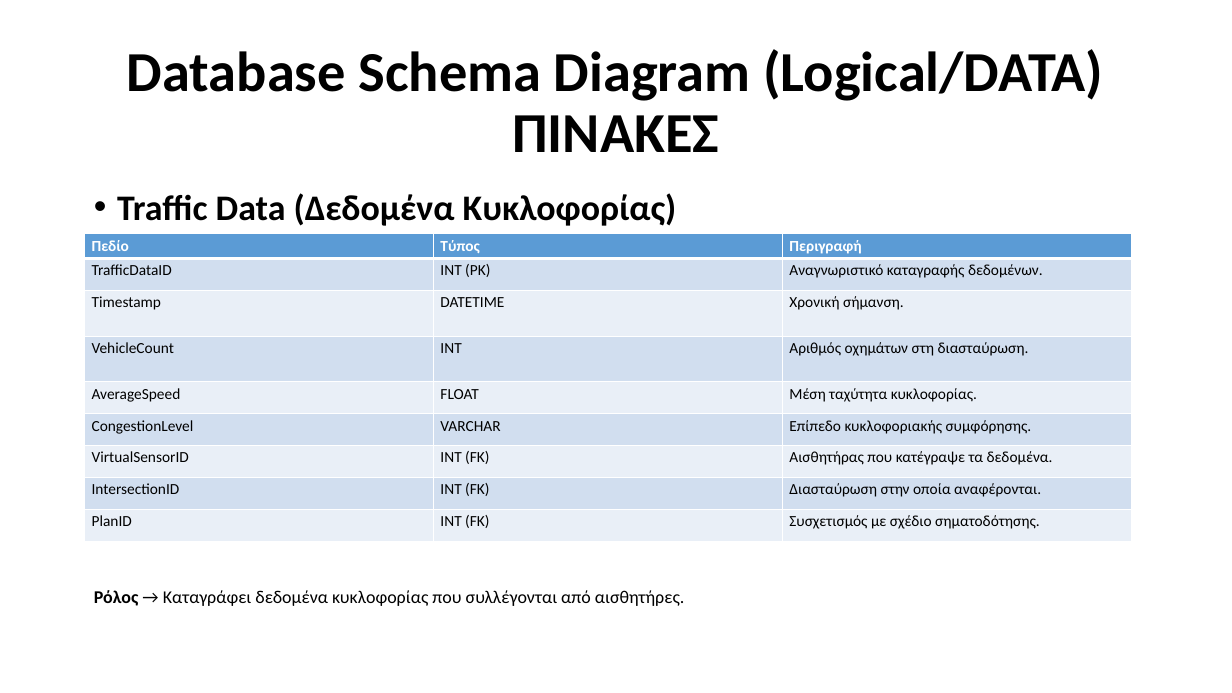
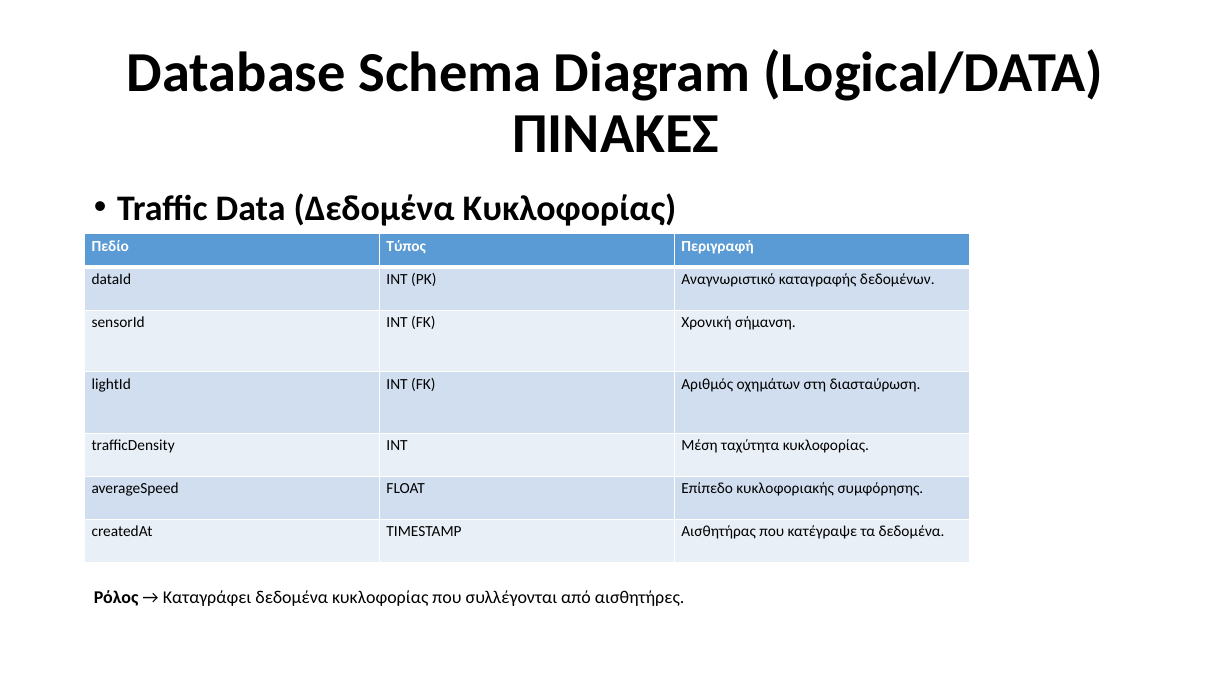
Before and after one commit to Ath21/STL_Drive, a slide deck: slide 14 of Presentation.pptx. Drawn at 1232x693 pixels with LibreOffice and Linux fonts; fonts in the diff are those of the drawing. Boxes give left, top, right and bottom in pixels: in the first picture for what was removed or moved away, otherwise in the second. Text is boxed around its words. In the diff, an @@ line names an element or a change of style, - is before the commit and + after.

```diff
--- a/Presentation.pptx
+++ b/Presentation.pptx
@@ table at (85,234,970,563) @@
-row 2: TrafficDataID | INT (PK) | Αναγνωριστικό καταγραφής δεδομένων.
-row 3: Timestamp | DATETIME | Χρονική σήμανση.
-row 4: VehicleCount | INT | Αριθμός οχημάτων στη διασταύρωση.
-row 5: AverageSpeed | FLOAT | Μέση ταχύτητα κυκλοφορίας.
-row 6: CongestionLevel | VARCHAR | Επίπεδο κυκλοφοριακής συμφόρησης.
-row 7: VirtualSensorID | INT (FK) | Αισθητήρας που κατέγραψε τα δεδομένα.
-row 8: IntersectionID | INT (FK) | Διασταύρωση στην οποία αναφέρονται.
-row 9: PlanID | INT (FK) | Συσχετισμός με σχέδιο σηματοδότησης.
+row 2: dataId | INT (PK) | Αναγνωριστικό καταγραφής δεδομένων.
+row 3: sensorId | INT (FK) | Χρονική σήμανση.
+row 4: lightId | INT (FK) | Αριθμός οχημάτων στη διασταύρωση.
+row 5: trafficDensity | INT | Μέση ταχύτητα κυκλοφορίας.
+row 6: averageSpeed | FLOAT | Επίπεδο κυκλοφοριακής συμφόρησης.
+row 7: createdAt | TIMESTAMP | Αισθητήρας που κατέγραψε τα δεδομένα.
@@ table: place and size @@
-table at (85,234,1133,542)
+table at (85,234,970,563)
```
Also in this commit, not shown: 8 other slides changed, 8 slides added, 6 slides removed, 19 other files.
